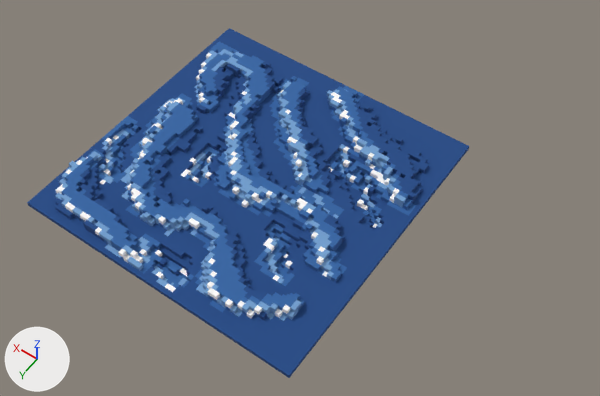
The glTF model public/water.gltf as it was, and as the next commit left it.
Both versions are drawn from a 50 mm camera at (-54.4, 98.6, 133.3) aimed at (6.7, 13.0, -1.3). Every picture has the same lights, and +X, +Y and +Z are marked at lower left. Where no turn or scale is listed for an object, it has been applied to the vertices. Vertices at the same position are counted once.

Names of what the first picture shows: 'sea'.
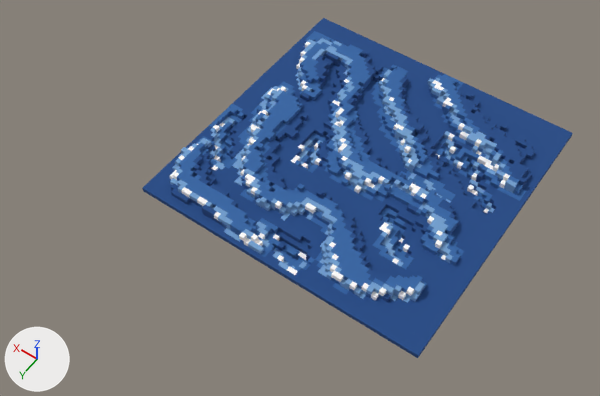
Location of each change, [x1, y1, x2, y2] in pixels of the pictures (600 x 396 px; the box of a moved part takes in the faces that stretch with it):
'sea', surface changed, mesh moved, recoloured: before [27, 28, 469, 378]; after [142, 18, 573, 358]
part 1 of me_mesh_0, moved or reshaped: before [27, 28, 469, 378]; after [142, 18, 573, 358]

The change, as a list of edits to the scene's bpy script:
```text
Change mat_material_1:
    remove n2 = _N.new('ShaderNodeTexImage'); n2.name = 'Image Texture'
    remove n2.image = img_image_0
    add n3 = _N.new('ShaderNodeVertexColor'); n3.name = 'Color Attribute'
    where n0 = _N.new('ShaderNodeBsdfPrincipled'); n0.name = 'Principled BSDF'
    remove _L.new(n2.outputs[0], n0.inputs[0])  # 'Color' to 'Base Color'
    add _L.new(n3.outputs[0], n0.inputs[0])  # 'Color' to 'Base Color'
Change me_mesh_0:
    used by ob_sea; location = (0.0, 0.0, 0.0)
    remove me_mesh_0.from_pydata(...)  # 11045 vertices, 22176 faces; spans x -16.0..48.0, y -16.0..48.0, z 0.0..5.0
    add me_mesh_0.from_pydata(...)  # 11045 vertices, 22176 faces; spans x -32.0..32.0, y -32.0..32.0, z 0.0..5.0
    me_mesh_0 part 1: the whole mesh is moved by (-16.0, -16.0, 0.0)
    me_mesh_0 part 2: texture (UV) coordinates changed
    me_mesh_0 part 3: vertex colours changed
```
